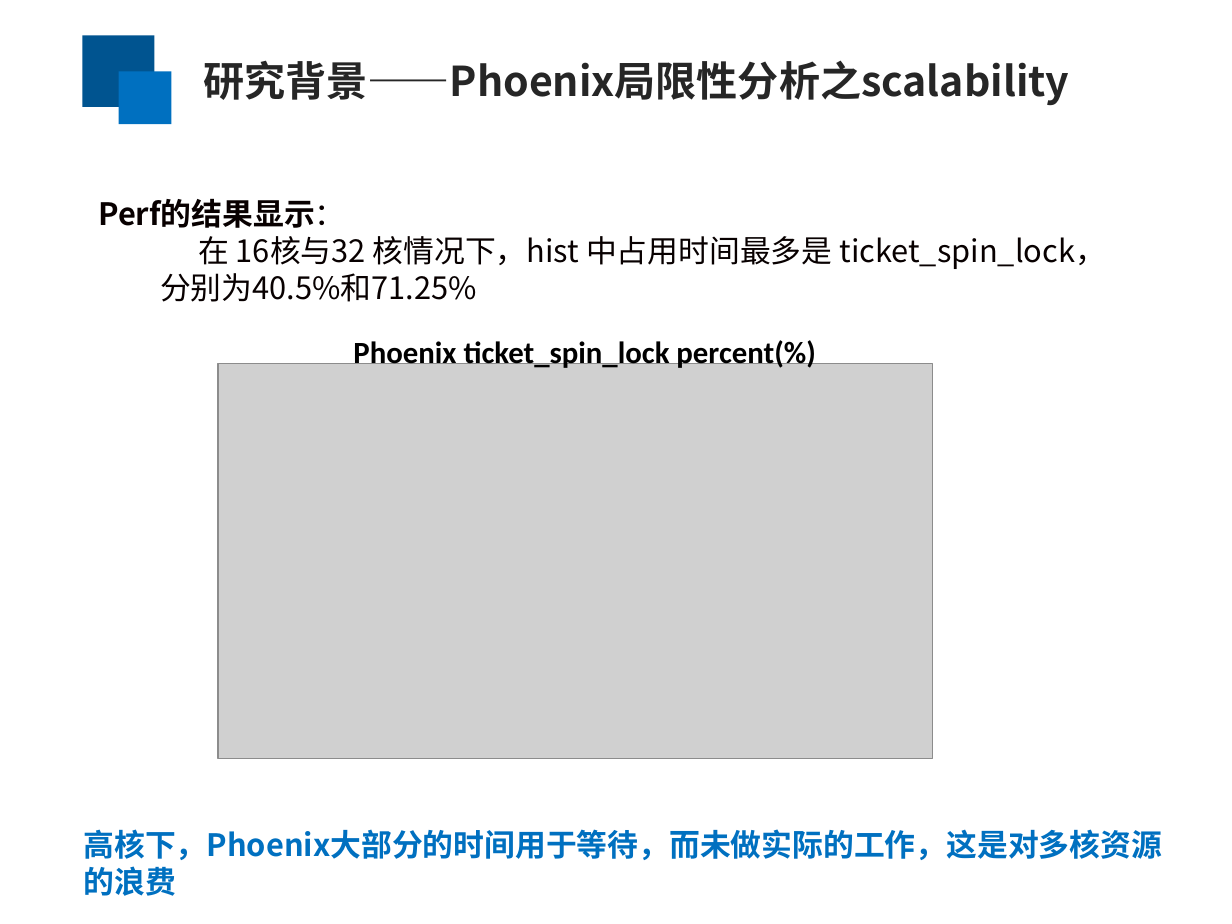
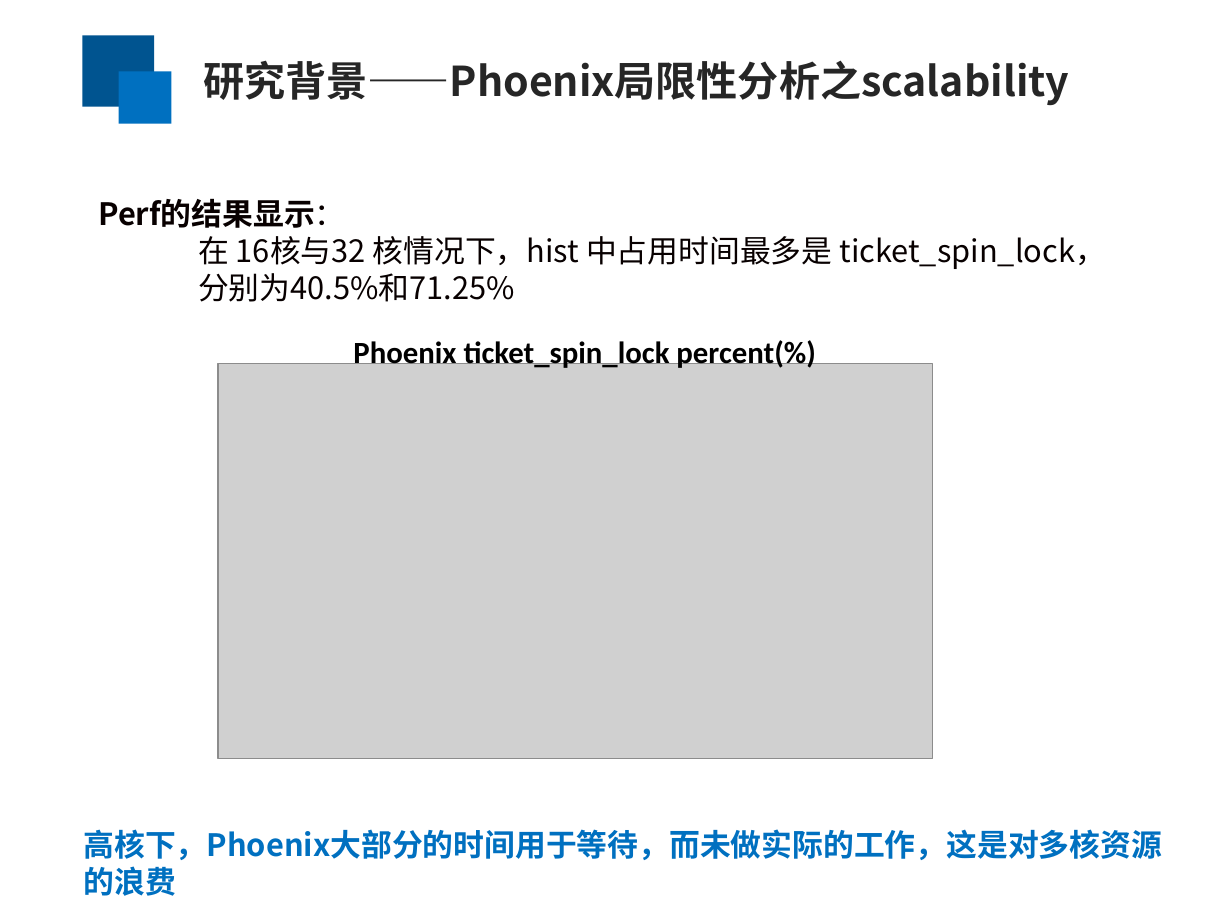
Before and after one commit to yufenyu/work, a slide deck: slide 5 of dmr_paper/paper/chinaSys-2016.ppt. Drawn at 1232x924 pixels with LibreOffice and Linux fonts; fonts in the diff are those of the drawing; grey boxes stand for pictures. Boxes give left, top, right and bottom in pixels: in the first picture for what was removed or moved away, otherwise in the second. Text is boxed around its words. In the diff, an @@ line names an element or a change of style, - is before the commit and + after.

```diff
--- a/dmr_paper/paper/chinaSys-2016.ppt
+++ b/dmr_paper/paper/chinaSys-2016.ppt
@@ text at (198,236,1106,302): text changed @@
-  在 16核与32 核情况下，hist 中占用时间最多是 ticket_spin_lock，
-  分别为40.5%和71.25%
+  在 16核与32 核情况下，hist 中占用时间最多是 ticket_spin_lock，分别为40.5%和71.25%
```
Also in this commit, not shown: 7 other slides changed.
